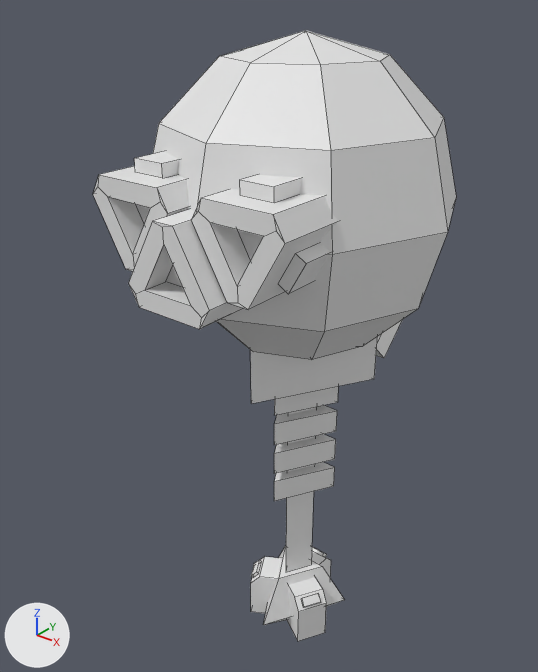
Renders of the Blender file orbital PP.blend from each side of a commit.
Before and after are seen from a camera (50 mm lens) standing at (20.1, -27.6, 14.7) and looking at (-1.4, -0.8, -1.9). Lighting does not change. The marker at lower left points along +X, +Y and +Z. Mesh edges are drawn as thin lines.
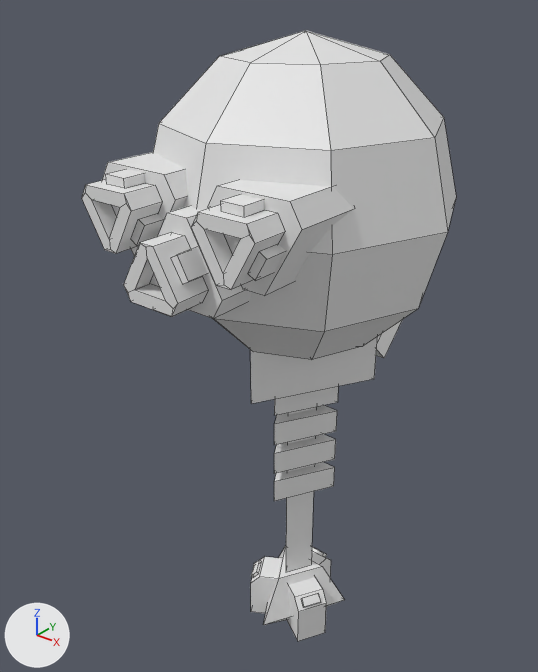
Pixel boxes (x1, y1, x2, y2) of what changed, in the pictures (538 x 672 px):
```json
{"object": "Cylinder", "change": "reshaped", "before": [93, 152, 338, 329], "after": [82, 152, 354, 318]}
{"part": 1, "of": "me_cylinder", "change": "rebuilt", "before": [129, 209, 243, 329], "after": [158, 206, 253, 318]}
{"part": 2, "of": "me_cylinder", "change": "rebuilt", "before": [191, 189, 338, 310], "after": [208, 180, 354, 296]}
{"part": 3, "of": "me_cylinder", "change": "rebuilt", "before": [93, 166, 189, 271], "after": [102, 152, 188, 255]}
{"part": 4, "of": "me_cylinder", "change": "deleted", "before": [134, 152, 331, 294]}
{"part": 5, "of": "me_cylinder", "change": "added", "after": [82, 169, 286, 317]}
```

Edits to the scene script, one JSON object a line:
```json
{"block": "me_cylinder", "where": "# used by ob_cylinder; location = (0.0, 0.0, -3.44); rotation_euler = (0.0, 0.0, 3.142), in degrees (0, 0, 180); scale = (1.09, 1.09, 1.09)"}
{"op": "remove", "block": "me_cylinder", "code": "me_cylinder.from_pydata(...)  # 119 vertices, 93 faces; spans x -4.78..4.78, y 1.22..8.22, z 4.8..10.37"}
{"op": "add", "block": "me_cylinder", "code": "me_cylinder.from_pydata(...)  # 171 vertices, 114 faces; spans x -4.91..4.91, y 3.6..9.04, z 5.5..10.16"}
{"block": "me_cylinder", "change": "me_cylinder part 1: the loose piece of 21 vertices spanning x -2.07..2.07, y 2.3..8.22, z 5.34..8.92 is rebuilt with 12 vertices and now spans x -2.05..2.05, y 5.34..7.5, z 5.5..9.05"}
{"block": "me_cylinder", "change": "me_cylinder part 2: the loose piece of 21 vertices spanning x -4.72..-0.59, y 1.46..7.38, z 6.25..9.83 is rebuilt with 12 vertices and now spans x -4.91..-0.81, y 3.6..6.76, z 6.61..10.16"}
{"block": "me_cylinder", "change": "me_cylinder part 3: the loose piece of 21 vertices spanning x 0.59..4.72, y 1.46..7.38, z 6.25..9.83 is rebuilt with 12 vertices and now spans x 0.81..4.91, y 3.6..6.76, z 6.61..10.16"}
{"block": "me_cylinder", "change": "me_cylinder part 4: 7 loose pieces with 56 vertices, spanning x -4.78..4.78, y 1.22..7.12, z 4.8..10.37, are deleted"}
{"block": "me_cylinder", "change": "me_cylinder part 5: 135 vertices added at x -4.28..4.28, y 6.58..9.04, z 5.61..10.04"}
```
